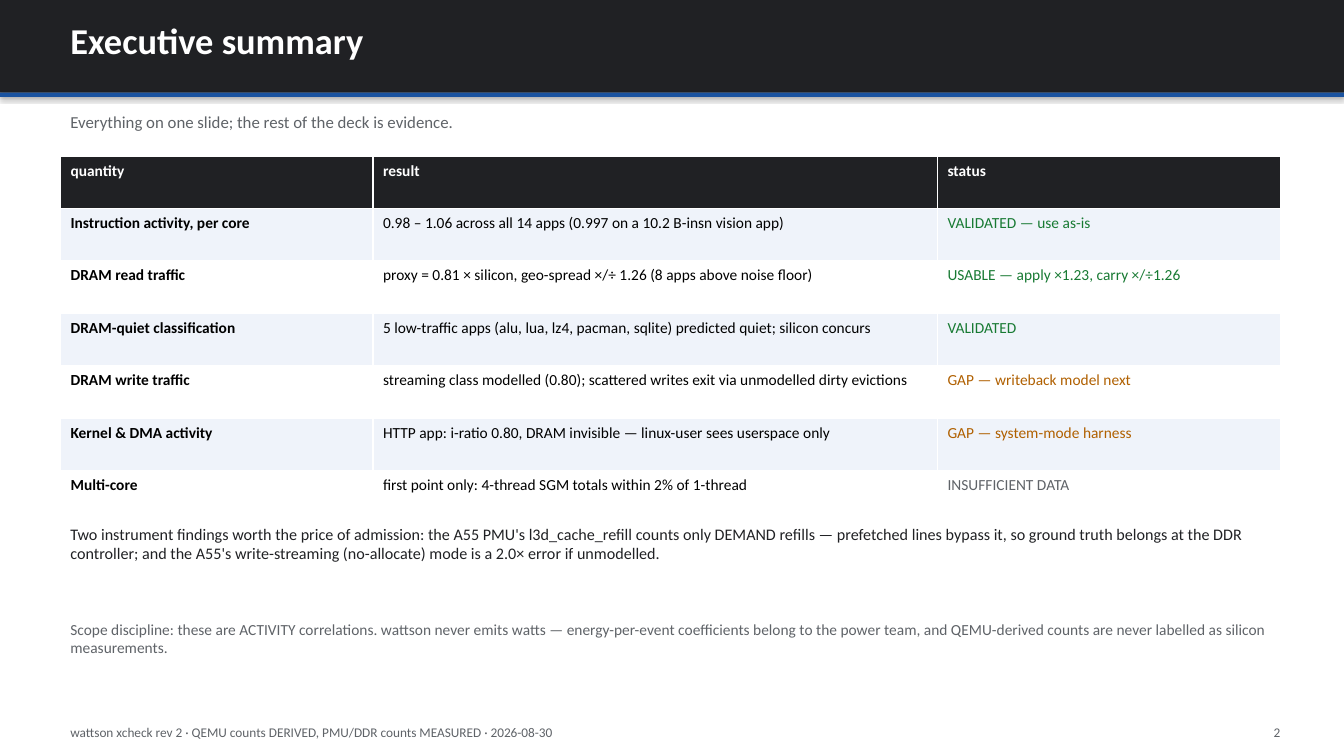
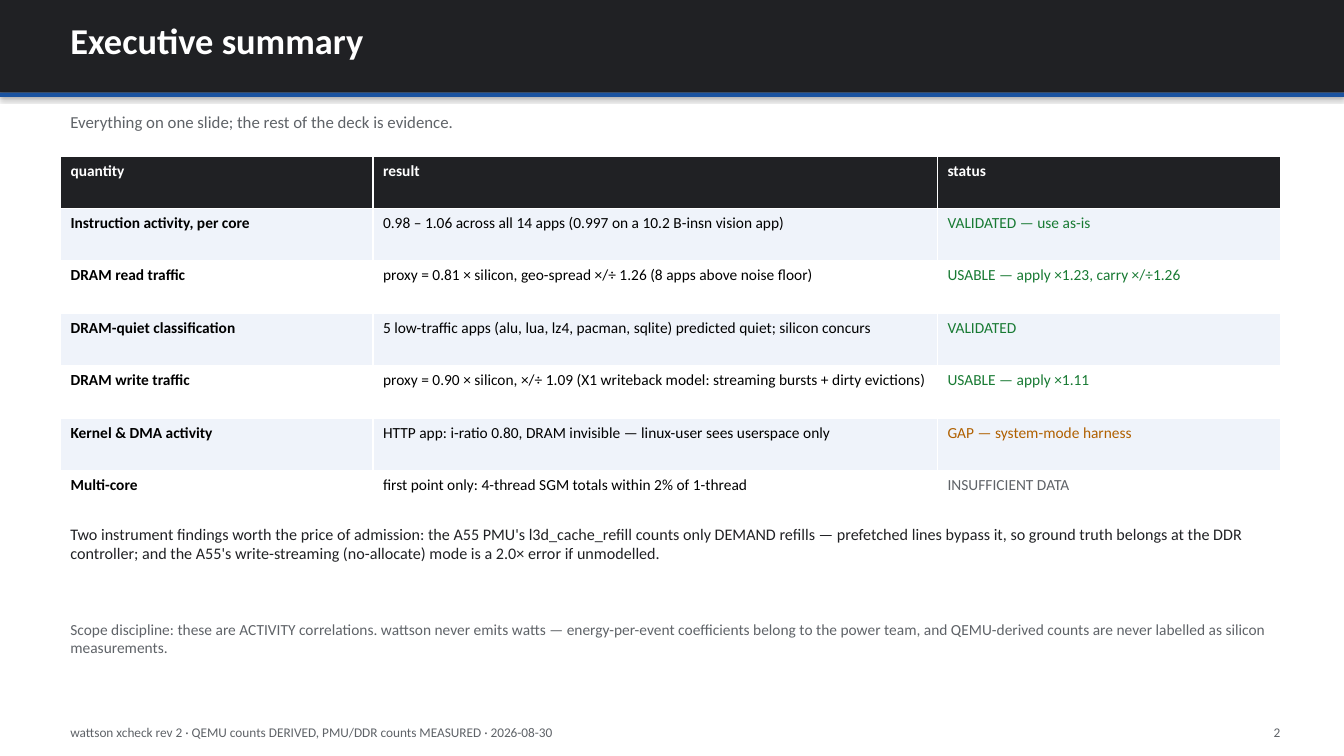
Before and after one commit to kylefoxaustin/wattson, a slide deck: slide 2 of xcheck/xcheck-correlation.pptx. Drawn at 1344x756 pixels with LibreOffice and Linux fonts; fonts in the diff are those of the drawing. Boxes give left, top, right and bottom in pixels: in the first picture for what was removed or moved away, otherwise in the second. Text is boxed around its words. In the diff, an @@ line names an element or a change of style, - is before the commit and + after.

Commit message:
X1: the writeback model closes the DRAM-write gap -- 0.90 x/1.09
Dirty-line set + last-level eviction counting in the cache plugin (patch
refreshed in-repo). Write proxy = streaming bursts + dirty writebacks +
resident dirty lines. Six scattered-write apps moved from 0.02-0.09 to
0.73-1.03 against the DDR controller's write beats, reads untouched: write
fit 0.90 x/÷1.09, tighter than the read side. Deck rev 2 updated: DRAM
writes VALIDATED->USABLE (x1.11), mechanism table gains the X1 row, forward
path renumbered. RESULTS.md records the closure.

```diff
--- a/xcheck/xcheck-correlation.pptx
+++ b/xcheck/xcheck-correlation.pptx
@@ table at (x1=60, y1=156, x2=1280, y2=523) @@
-row 5, column 2: streaming class modelled (0.80); scattered writes exit via unmodelled dirty evictions
+row 5, column 2: proxy = 0.90 × silicon, ×/÷ 1.09 (X1 writeback model: streaming bursts + dirty evictions)
-row 5, column 3: GAP — writeback model next
+row 5, column 3: USABLE — apply ×1.11
```
Also in this commit, not shown: 2 other slides changed, 28 other files.
